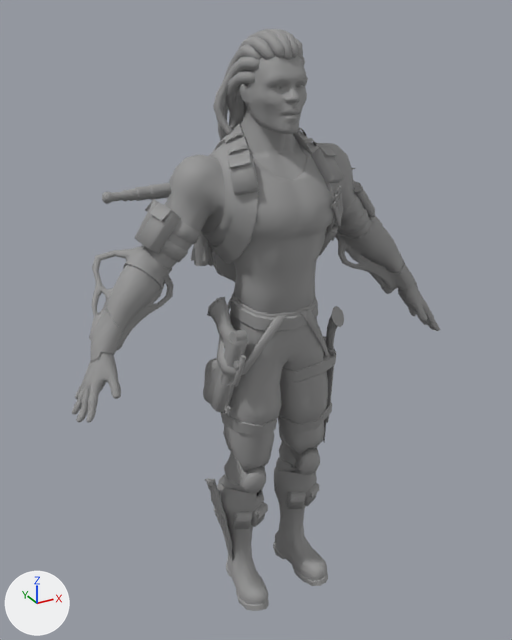
The COLLADA model media/models/demo7/mesh_chr.DAE as it was, and as the next commit left it.
Rendered twice from a 50 mm camera at (-1.091, -1.891, 2.021) aimed at (-0.007, 0.079, 1.036). The axes (+X, +Y, +Z) are drawn at lower left. The lights are the same throughout. Where no turn or scale is listed for an object, it has been applied to the vertices.

In view in the first picture: 'Hair', 'Items', 'body', 'bone_harpoon_02', 'wpn_gun', 'wpn_gun02', 'wpn_harpoon', 'wpn_knife', 'wpn_machete'.
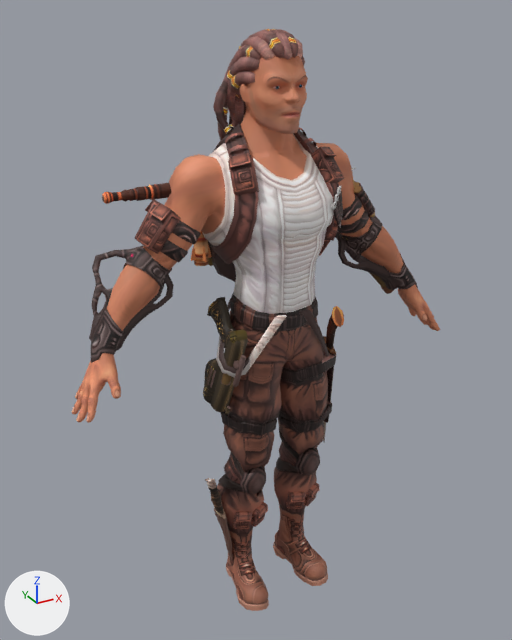
Boxes [x1, y1, x2, y2] around the edits, measured in the pictures (512 x 640 px):
'body', surface changed
    both: [72, 56, 440, 611]
'Items', surface changed
    both: [89, 143, 418, 363]
'Hair', surface changed (grey to brown)
    both: [213, 29, 305, 141]
'wpn_gun', surface changed
    both: [203, 297, 247, 404]
'wpn_gun02', surface changed (grey to brown)
    both: [211, 339, 248, 414]
'bone_harpoon_02', surface changed (grey to brown)
    both: [102, 186, 151, 204]
'wpn_machete', surface changed (grey to brown)
    both: [323, 306, 344, 442]
'wpn_knife', surface changed (grey to brown)
    both: [205, 478, 226, 519]
'wpn_harpoon', surface changed (grey to brown)
    both: [149, 183, 171, 200]

Edits to the bpy script that builds the scene:
```text
Add img_uv03_21_72_png:
    img_uv03_21_72_png = load_image('uv03-21-72.png', 'uv03-21-72.png', 1024, 1024, 'sRGB')
Change mat_7___default:
    remove mat_7___default.base_color = (0.305, 0.305, 0.305)  # grey #969696
    add mat_7___default.texture = img_uv03_21_72_png
```
